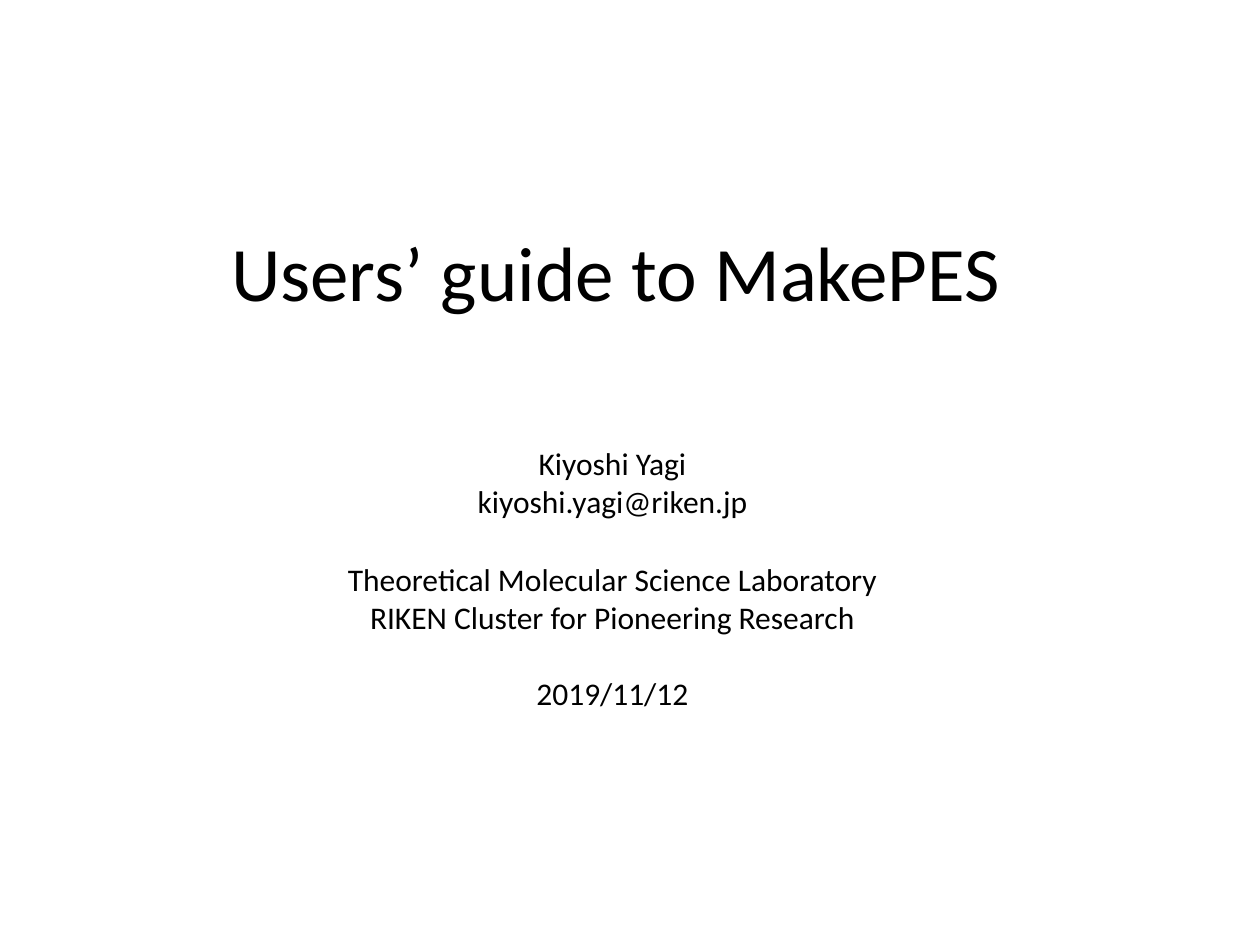
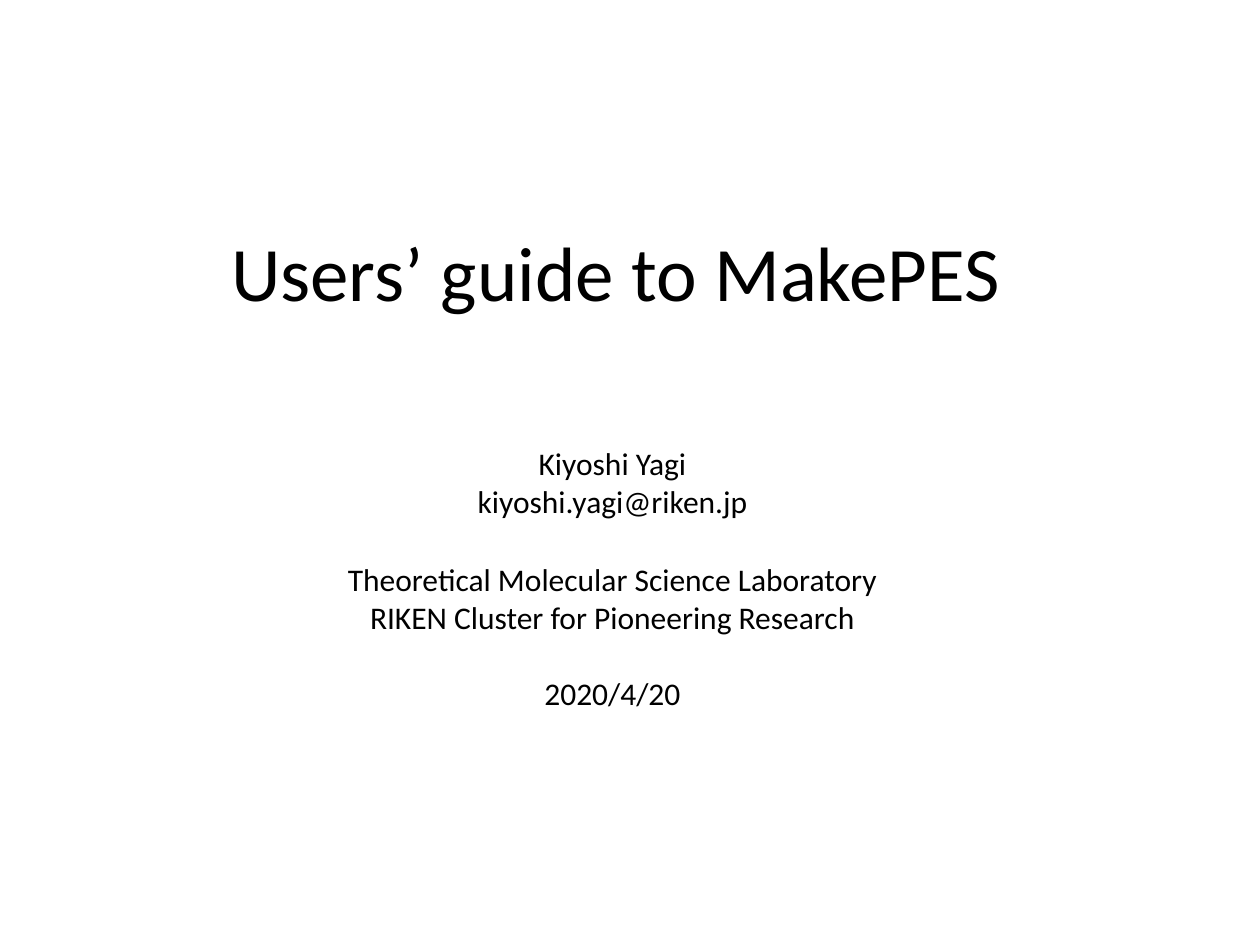
Before and after one commit to yagikiyoshi/sindo, a slide deck: slide 1 of doc/MakePES/usage_MakePES.pptx. Drawn at 1260x945 pixels with LibreOffice and Linux fonts; fonts in the diff are those of the drawing. Boxes give left, top, right and bottom in pixels: in the first picture for what was removed or moved away, otherwise in the second. Text is boxed around its words. In the diff, an @@ line names an element or a change of style, - is before the commit and + after.

```diff
--- a/doc/MakePES/usage_MakePES.pptx
+++ b/doc/MakePES/usage_MakePES.pptx
@@ text at (544,683,680,707): text changed @@
-2019/11/12
+2020/4/20
```
Also in this commit, not shown: 1 other file.
